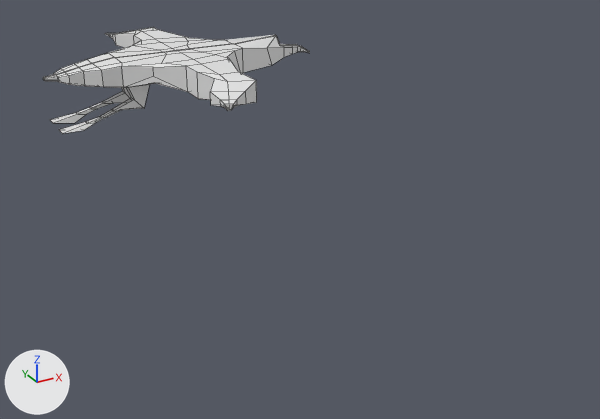
Before and after pictures for a commit that changed the FBX model Export Art/Environment/Fauna/Birds.fbx.
Both versions are drawn from a 50 mm lens placed at (-6.9, -18.67, 5.79), pointed at (0.69, -4.86, -1.11). The lights are fixed; the arrows at lower left show +X, +Y and +Z. The older version comes first. Mesh edges are drawn as thin lines. Where no turn or scale is listed for an object, it has been applied to the vertices.

Names of what the first picture shows: 'Birds'.
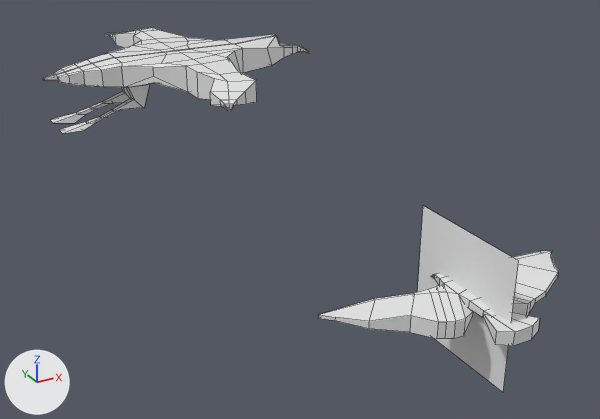
Where the newer file only moved an object's origin or applied its transform, the numbers keep the older frame.

Boxes (x1, y1, x2, y2) around the edits, measured in the pictures (600 x 419 px):
'Birds', reshaped (93% wider, 239% taller)
    before: (43, 27, 310, 134)
    after: (43, 27, 558, 392)
part 1 of me_cube_317, added
    after: (318, 251, 558, 346)
part 2 of me_cube_317, added
    after: (417, 206, 518, 392)

The change in detail:
me_cube_317 is used by ob_birds; location (0.0, 0.0, 1.0).
Verts and faces of me_cube_317; kept vertices keep their numbers, new ones are numbered from 350.
me_cube_317 had 350 vertices, 348 faces and spanned x -3.14..3.63, y -4.13..4.13, z -1.19..0.4.
me_cube_317 now has 484 vertices, 477 faces and spans x -3.14..3.63, y -12.05..4.13, z -2.0..0.4.
me_cube_317 part 1: a new loose piece of 130 vertices spanning x -2.05..2.11, y -12.05..-10.15, z -1.13..-0.87.
Part 2, on me_cube_317:
New vertex 350 is at (0.0, -11.82, -2.0), pixel (503, 392).
New vertex 351 is at (0.0, -11.82, 0.0), pixel (518, 260).
New vertex 352 is at (0.0, -9.82, -2.0).
New vertex 353 is at (0.0, -9.82, 0.0), pixel (423, 205).
New faces: (350, 351, 353, 352).
